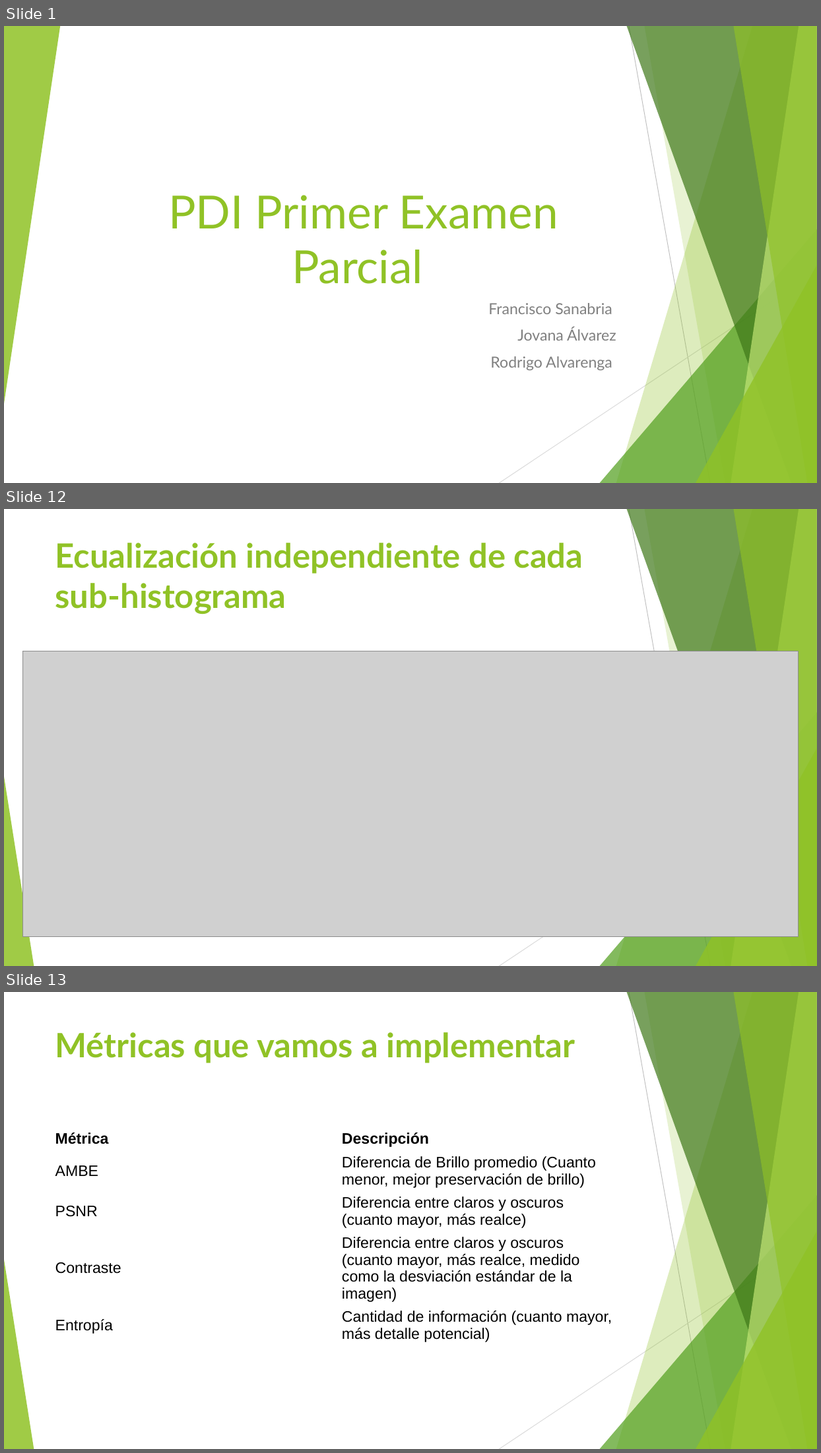
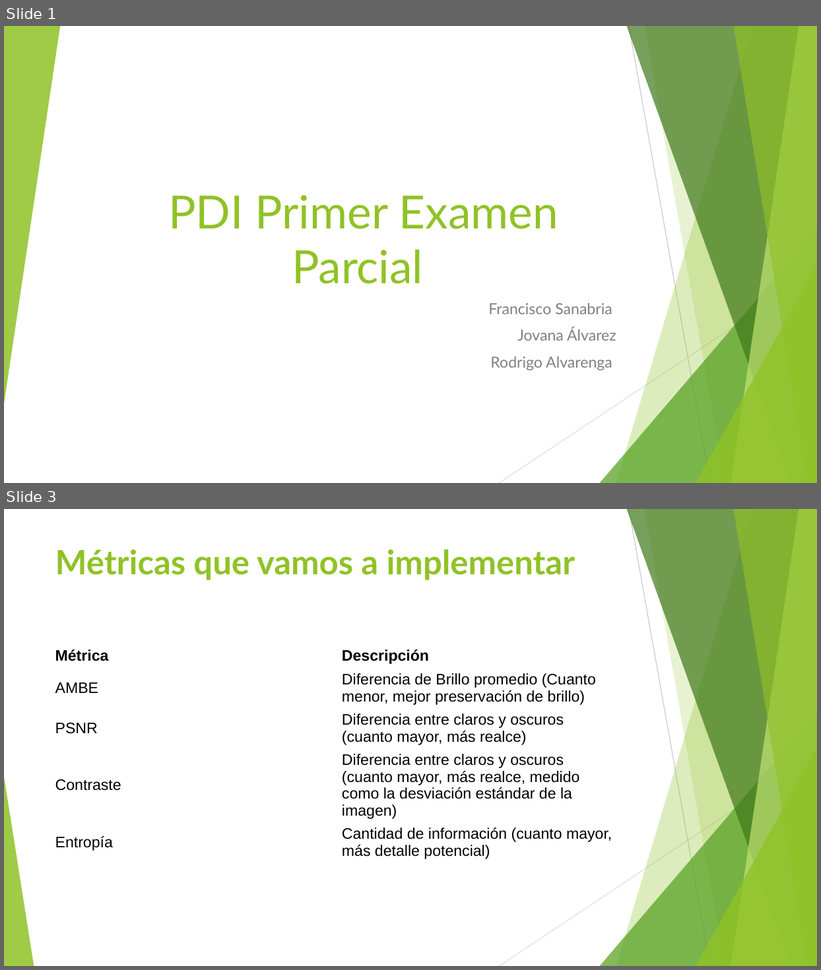
Before and after one commit to Gaussdrigo/pdi2025, a slide deck: Presentacion.pptx. Shown one above the other, each under a label of ours: slides 1, 12 and 13 before the commit, slides 1 and 3 after it; the slides between them are not shown. The pictures are 821x1453 and 821x970 pixels, drawn with LibreOffice and Linux fonts; fonts in the diff are those of the drawing; grey boxes stand for pictures. Boxes give left, top, right and bottom in pixels: in the first picture for what was removed or moved away, otherwise in the second. Text is boxed around its words. In the diff, an @@ line names an element or a change of style, - is before the commit and + after.

```diff
--- a/Presentacion.pptx
+++ b/Presentacion.pptx
@@ slide 12 removed at box(4, 509, 817, 966), background #FFFFFF; not listed: 10 template elements that a slide beside it also shows @@
@@ title removed at box(55, 543, 583, 614) @@
-Ecualización independiente de cada sub-histograma
@@ picture removed at box(23, 651, 799, 937) @@
@@ what was slide 13 is now slide 3 @@
```
Also in this commit, not shown: 3 slides changed, 6 slides added, 7 other slides removed.
